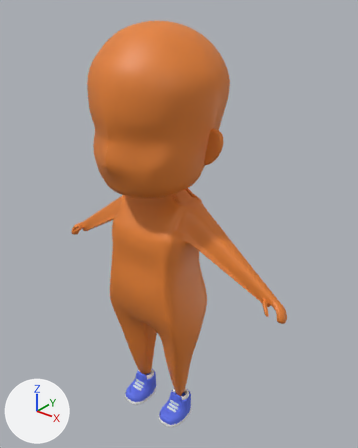
The FBX model Assets/Models/Character/karakterrr_kosma_animasyonu.fbx, before and after one commit.
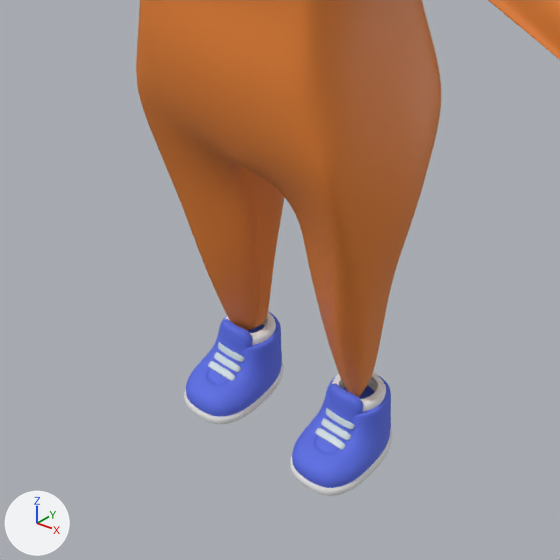
Old and new are each drawn whole from a camera (50 mm lens) standing at (4.88, -5.62, 6.63) and looking at (0.16, 0.28, 2.97) and again close up on the part from 19% to 68% of the width and 60% to 100% of the height. Arrows for +X, +Y and +Z are at lower left; the lights stay in place. Where no turn or scale is listed for an object, it has been applied to the vertices.

Names of what the first close-up shows: 'Cube', 'Shoe.001', 'Shoe.005'.
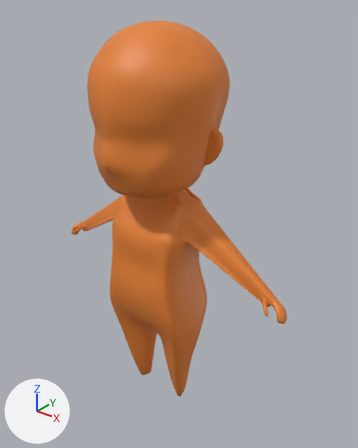
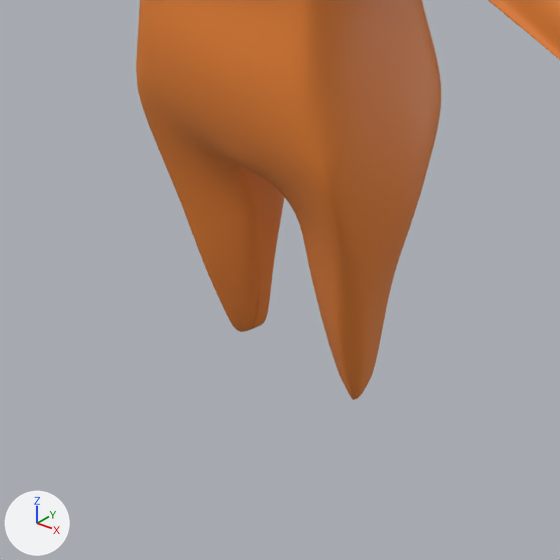
The newer file is also turned or shifted as a whole; pictures and numbers use the older file's frame.

Changed parts and their boxes (x1, y1, x2, y2) in the close-ups (560 x 560 px):
'Shoe.001', deleted (blue): before (290, 372, 392, 496)
    faces in mat_base (blue #5a6fe7): (292, 375, 391, 488)
    faces in mat_rubber (white #e7e7e7): (290, 429, 392, 496)
    faces in mat_lace (white #d0e1e7): (315, 408, 355, 449)
    faces in mat_inner_shoe (white #e7e7e7): (332, 372, 386, 412)
'Shoe.005', deleted (blue): before (184, 311, 284, 424)
    faces in mat_base (blue #5a6fe7): (186, 311, 282, 417)
    faces in mat_rubber (white #e7e7e7): (184, 362, 284, 424)
    faces in mat_lace (white #d0e1e7): (208, 342, 245, 381)
    faces in mat_inner_shoe (white #e7e7e7): (225, 312, 276, 345)

Diff of the bpy script that builds the scene:
```diff
--- a/Assets/Models/Character/karakterrr_kosma_animasyonu.fbx.py
+++ b/Assets/Models/Character/karakterrr_kosma_animasyonu.fbx.py
@@ ob_shoe_005 @@
-ob_shoe_005 = bpy.data.objects.new('Shoe.005', me_cube_006)
-ob_shoe_005.location = (-0.44, -0.034, -0.595)
@@ ob_shoe_001 @@
-ob_shoe_001 = bpy.data.objects.new('Shoe.001', me_cube_004)
-ob_shoe_001.location = (0.448, -0.034, -0.595)
```
